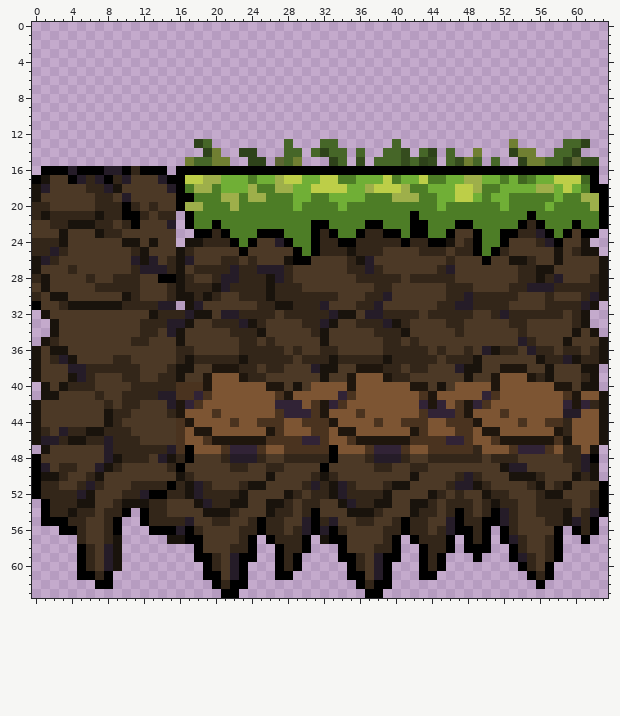
A pixel-art sprite gets an edit: treeoflife/sprites/sDirt/513f2170-efdd-4bdf-87f0-be2d821a70a4.png. Above, as it was before the edit.
The file is 64x64 pixels.
And afterwards:
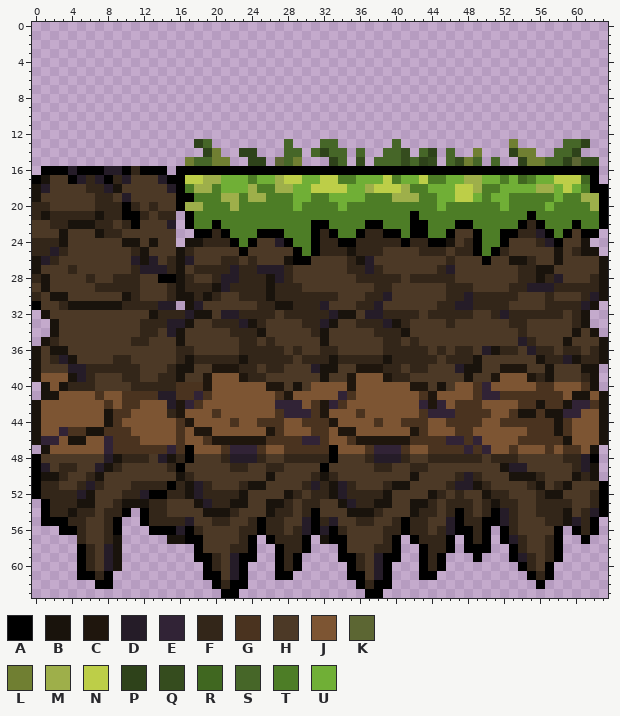
Palette (. is transparent): A #000000  B #19130c  C #1f160d  D #251c28  E #312336  F #332619  G #4a331f  H #4c3926  J #7d5533  K #5c6633  L #707f32  M #9eaf4a  N #bdce48  P #2e421a  Q #354c1e  R #406720  S #466628  T #4d7d26  U #70af36
From old to new:
Colour B replaces colour C in row 41 at x 60; in row 45 at x 58.
Colour B replaces colour E in row 42 at x 59.
Colour B replaces colour G in row 44 at x 58.
Colour B replaces colour J in row 41 at x 61; in row 42 at x 56; in row 43 at x 54 to 55 and 57 to 58.
Colour E replaces colour C in row 42 at x 60.
Colour E replaces colour D in row 43 at x 59 to 60; in row 45 at x 3; in row 46 at x 1 to 2 and 8; in row 47 at x 8 and 15.
Colour E replaces colour G in row 41 at x 51; in row 47 at x 48.
Colour E replaces colour J in row 40 at x 50; in row 46 at x 49; in row 47 at x 50.
Colour F replaces colour H in row 36 at x 47.
Colour G replaces colour B in row 40 at x 61.
Colour G replaces colour C in rows 42 to 43 at x 48; in row 44 at x 49; in row 46 at x 54 to 57.
Colour G replaces colour E in row 42 at x 49.
Colour G replaces colour F in row 41 at x 7 and 10 to 13; in row 42 at x 8, 10 to 11 and 62; in row 43 at x 9 to 10; in row 44 at x 9 and 59; in row 45 at x 4 to 5, 8 to 10 and 59; in row 46 at x 9 to 11.
Colour G replaces colour F in row 47 at x 9 to 14, 49 and 59 to 60.
Colour G replaces colour J in row 40 at x 49 and 56 to 57; in row 41 at x 49 and 52 to 58; in row 42 at x 54 to 55 and 57 to 58; in row 43 at x 49 to 50, 53 and 56; in row 44 at x 52 to 53 and 55 to 56; in row 45 at x 55 to 57.
Colour H replaces colour F in rows 33 to 34 at x 47.
Colour J replaces colour C in row 40 at x 51 and 58 to 59; in row 45 at x 50 to 51; in row 46 at x 52 to 53.
Colour J replaces colour E in row 47 at x 54 to 56.
Colour J replaces colour F in row 45 at x 1; in row 46 at x 3 and 6 to 7.
Colour J replaces colour G in row 41 at x 59; in row 42 at x 50; in row 43 at x 52; in row 46 at x 51.
Colour J replaces colour H in row 39 at x 1 to 3; in row 40 at x 2 and 60; in row 41 at x 3 to 6 and 8 to 9; in row 42 at x 1 to 7, 9 and 12 to 14; in row 43 at x 1 to 7 and 11 to 14; in row 44 at x 1 to 7 and 10 to 15.
Colour J replaces colour H in row 45 at x 2 and 11 to 15; in row 46 at x 12 to 15; in row 47 at x 2 to 7.
Pixel boxes of the changes (left, top, right, bottom) in both pictures:
changed: (455, 319, 599, 454)
changed: (41, 373, 176, 454)
